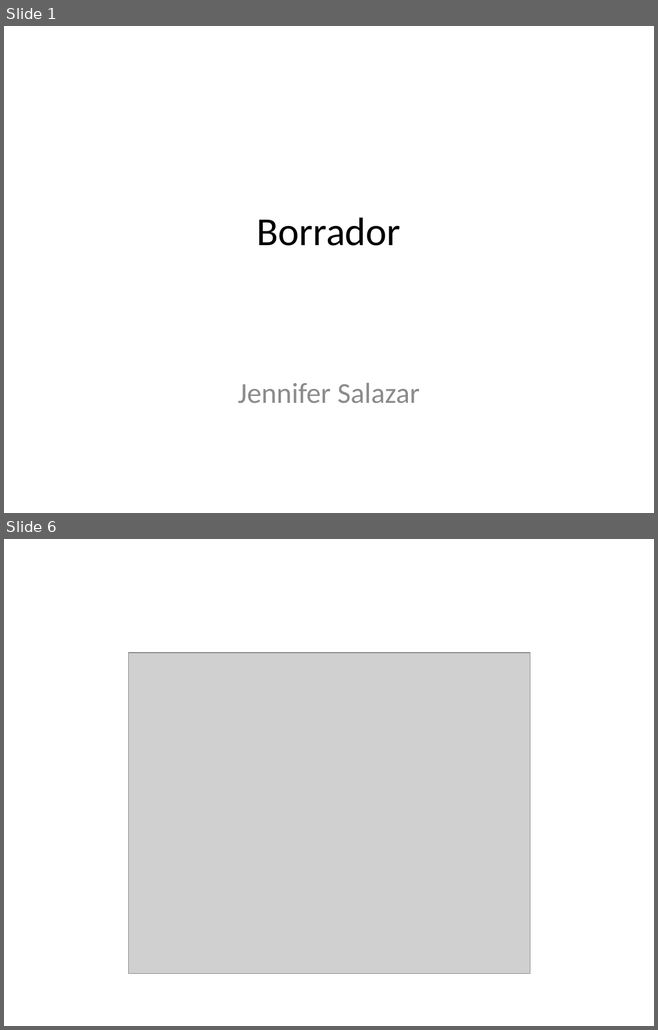
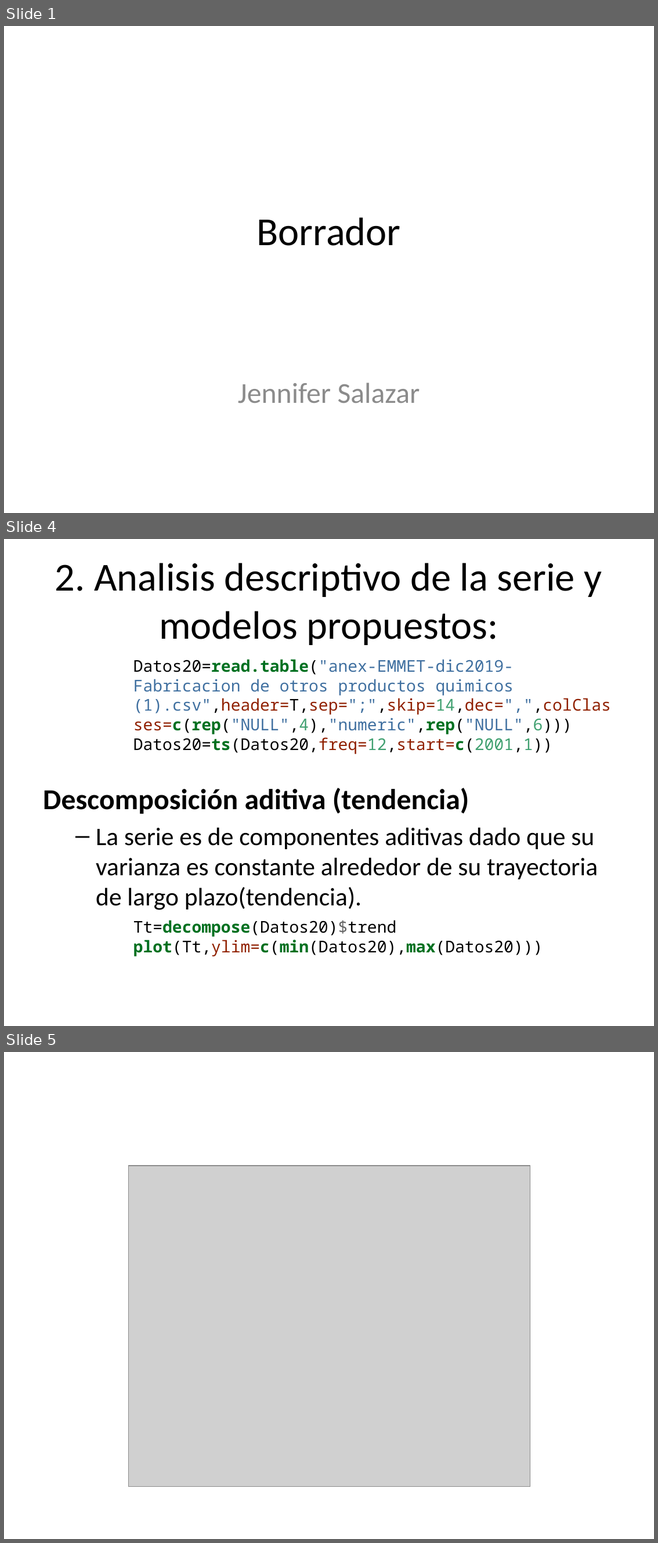
Before and after one commit to Jennifer-Salazar/Trabajo-1-Estadistica-3, a slide deck: Borrador.pptx. Shown one above the other, each under a label of ours: slides 1 and 6 before the commit, slides 1, 4 and 5 after it; the slides between them are not shown. The pictures are 658x1030 and 658x1543 pixels, drawn with LibreOffice and Linux fonts; fonts in the diff are those of the drawing; grey boxes stand for pictures. Boxes give left, top, right and bottom in pixels: in the first picture for what was removed or moved away, otherwise in the second. Text is boxed around its words. In the diff, an @@ line names an element or a change of style, - is before the commit and + after.

```diff
--- a/Borrador.pptx
+++ b/Borrador.pptx
@@ slide 4 added at [4,539,654,1026], background #FFFFFF @@
@@ title added at [55,563,601,645], 44 pt, text #000000 @@
+2. Analisis descriptivo de la serie y modelos propuestos:
@@ text added at [43,659,611,957], 18 pt, text #000000 @@
+Datos20=read.table("anex-EMMET-dic2019-Fabricacion de otros productos quimicos (1).csv",header=T,sep=";",skip=14,dec=",",colClasses=c(rep("NULL",4),"numeric",rep("NULL",6)))
+Datos20=ts(Datos20,freq=12,start=c(2001,1))
+Descomposición aditiva (tendencia)
+  – La serie es de componentes aditivas dado que su varianza es constante alrededor de su trayectoria de largo plazo(tendencia).
+Tt=decompose(Datos20)$trend
+plot(Tt,ylim=c(min(Datos20),max(Datos20)))
@@ what was slide 6 is now slide 5 @@
```
Also in this commit, not shown: 2 slides changed, 38 other slides added, 1 slide removed, 1 other file.
